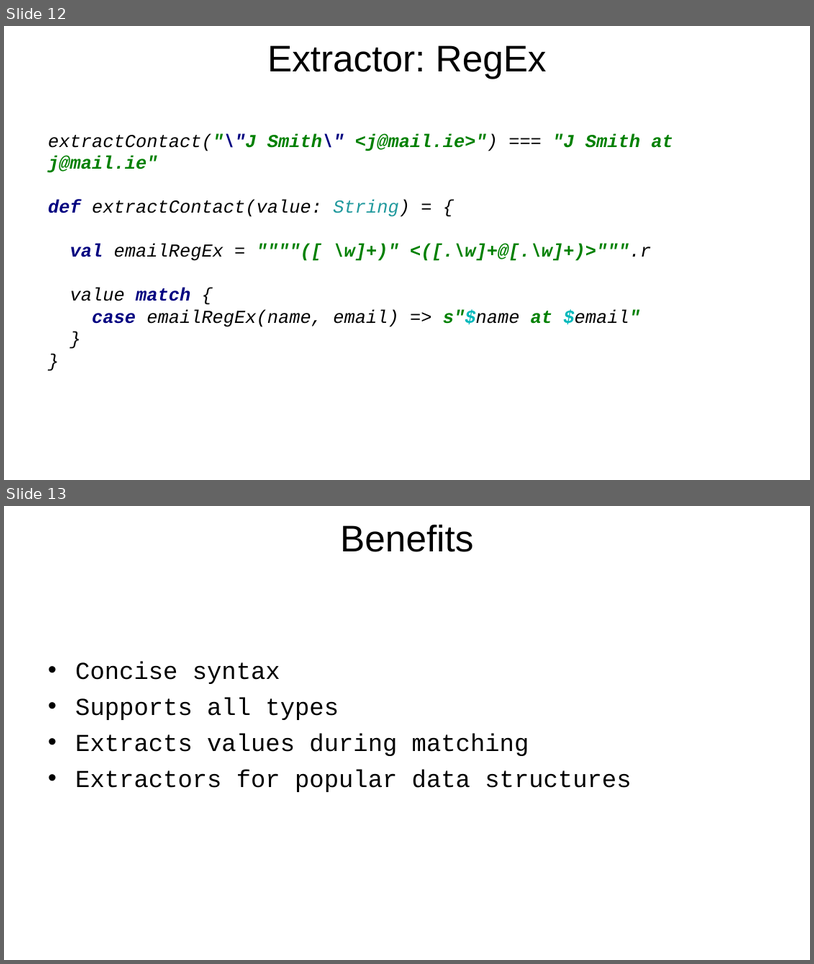
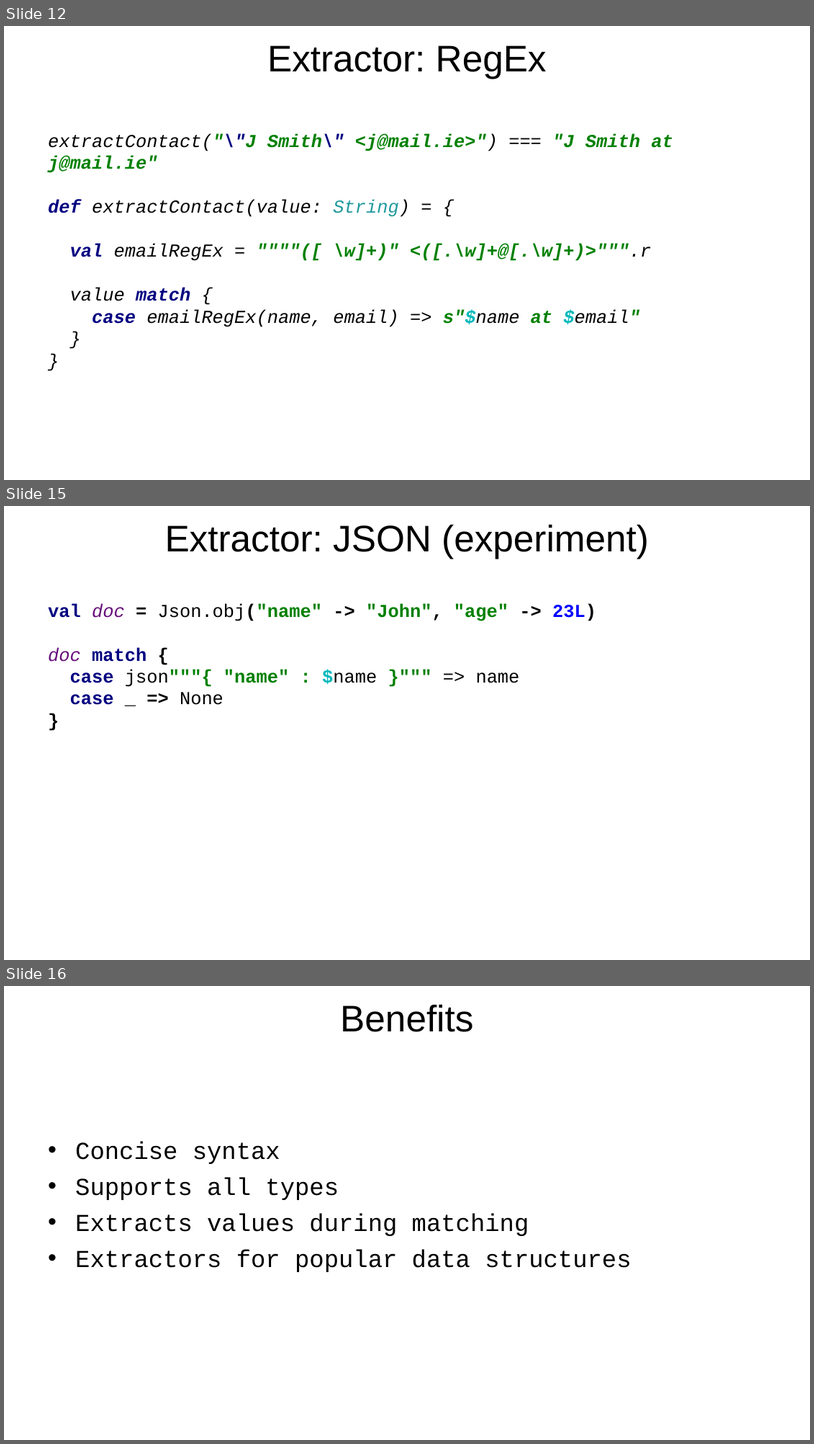
Before and after one commit to volodymyr-korolyov/meetup-scala-pattern-matching, a slide deck: Scala pattern matching.pptx. Shown one above the other, each under a label of ours: slides 12 and 13 before the commit, slides 12, 15 and 16 after it; the slides between them are not shown. The pictures are 814x964 and 814x1444 pixels, drawn with LibreOffice and Linux fonts; fonts in the diff are those of the drawing; background and template pictures are left out. Boxes give left, top, right and bottom in pixels: in the first picture for what was removed or moved away, otherwise in the second. Text is boxed around its words. In the diff, an @@ line names an element or a change of style, - is before the commit and + after.

Commit message:
Custom extractor example

```diff
--- a/Scala pattern matching.pptx
+++ b/Scala pattern matching.pptx
@@ slide 15 added at [4, 506, 810, 960], background picture (left out) @@
@@ text added at [165, 524, 649, 559], 36.4 pt, text #000000 @@
+Extractor: JSON (experiment)
@@ text added at [48, 603, 597, 705], 18 pt, text #000000, bold @@
+val doc = Json.obj("name" -> "John", "age" -> 23L)
+doc match {
+case json"""{ "name" : $name }""" => name
+case _ => None
+}
@@ what was slide 13 is now slide 16 @@
```
Also in this commit, not shown: 4 other slides added, 2 slides removed, 3 other files.
